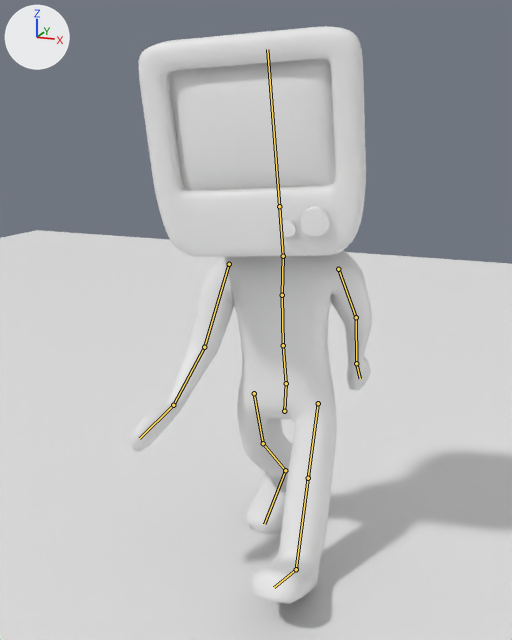
What one commit did to the Blender file Section5/TvHead.blend.
Camera for both pictures: a 50 mm camera at (2.6, -7.3, 5.09) aimed at (-0.33, -0.19, 2.92). The axes (+X, +Y, +Z) are drawn at upper left. The lights are the same throughout. Both versions are drawn at frame 0 of the action 'ArmatureAction'; the numbers are the values there. The bones that bend it are drawn over the model as lines.

Names of what the first picture shows: 'Body', 'Floor', 'TV.Button', 'TV.Case', 'TV.LittleButton', 'TV.Screen'.
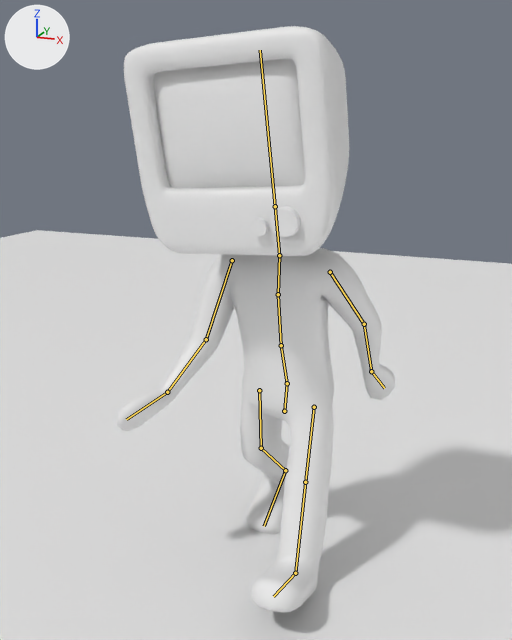
Where the change shows, as pixel boxes [x1, y1, x2, y2] in the pictures (512 x 640 px):
'Body', posed (15% wider): before [130, 251, 372, 604]; after [117, 248, 395, 612]
'TV.Case', posed: before [138, 26, 366, 257]; after [124, 26, 349, 256]
'TV.Screen', posed (8% narrower): before [170, 59, 335, 190]; after [153, 59, 305, 188]
bone 'Spine.1', root to tip: before (284, 411) to (286, 383); after (284, 411) to (287, 383)
bone 'Spine.4', root to tip: before (282, 295) to (283, 256); after (278, 294) to (279, 255)

What changed in the scene script:
```text
Change bone_spine_1:
    where bone_spine_1 = bpy.data.objects['Armature'].pose.bones['Spine.1']
    bone_spine_1.rotation_quaternion: (1.0, 0.0, 0.0, 0.0) -> (0.989, 0.0, -0.146, -0.02)  # degrees (0, 0, 0) -> degrees (0, -17, -2)
Change bone_spine_4:
    where bone_spine_4 = bpy.data.objects['Armature'].pose.bones['Spine.4']  # child of 'Spine.3'
    bone_spine_4.rotation_quaternion: (1.0, 0.0, 0.0, 0.0) -> (0.999, 0.0, 0.052, 0.003)  # degrees (0, 0, 0) -> degrees (0, 6, 0)
```
